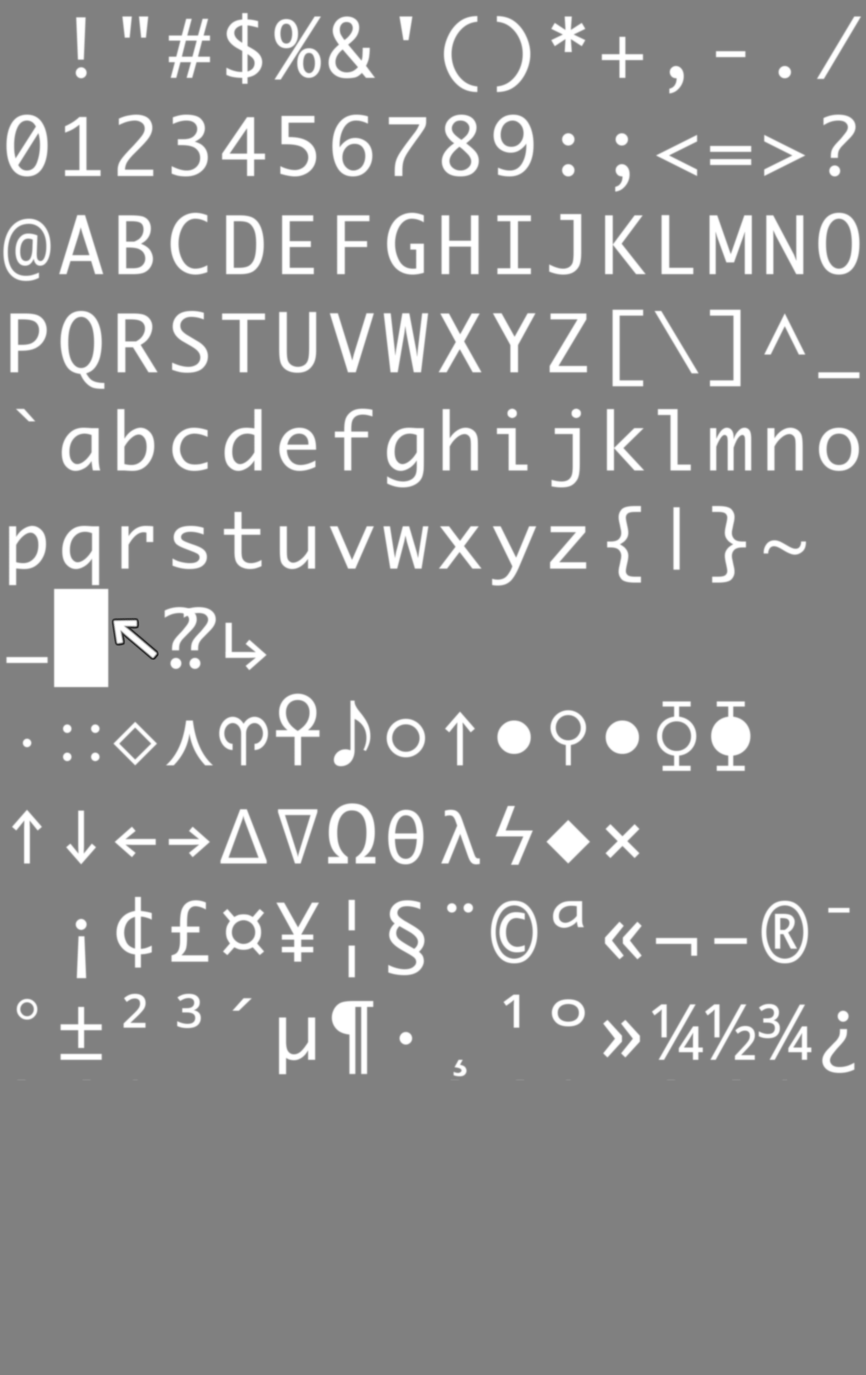
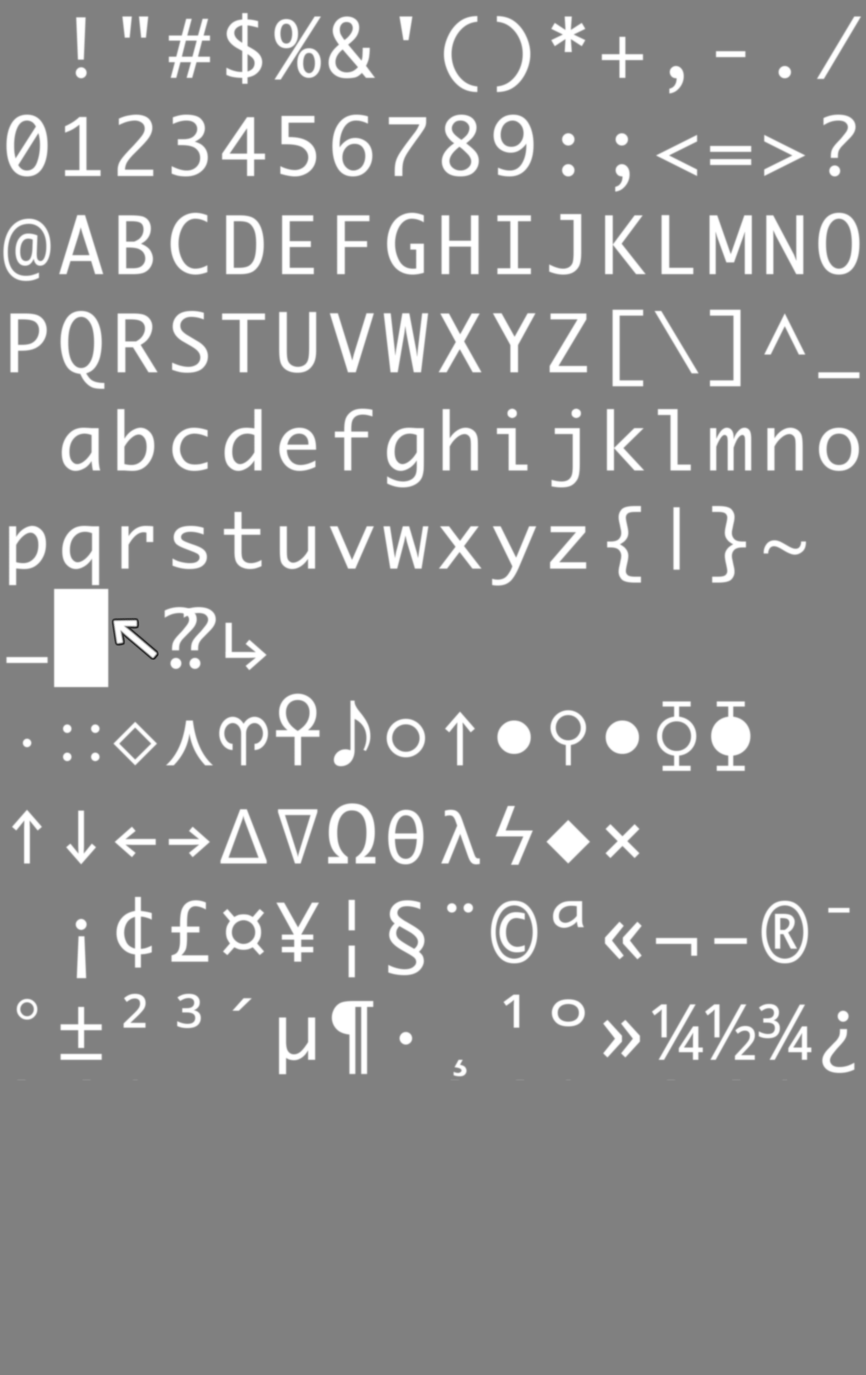
Layered file, before and after one edit (866px x 1375px). Changes by layer:
painted on "tiles.png" over [14, 407, 37, 424]
